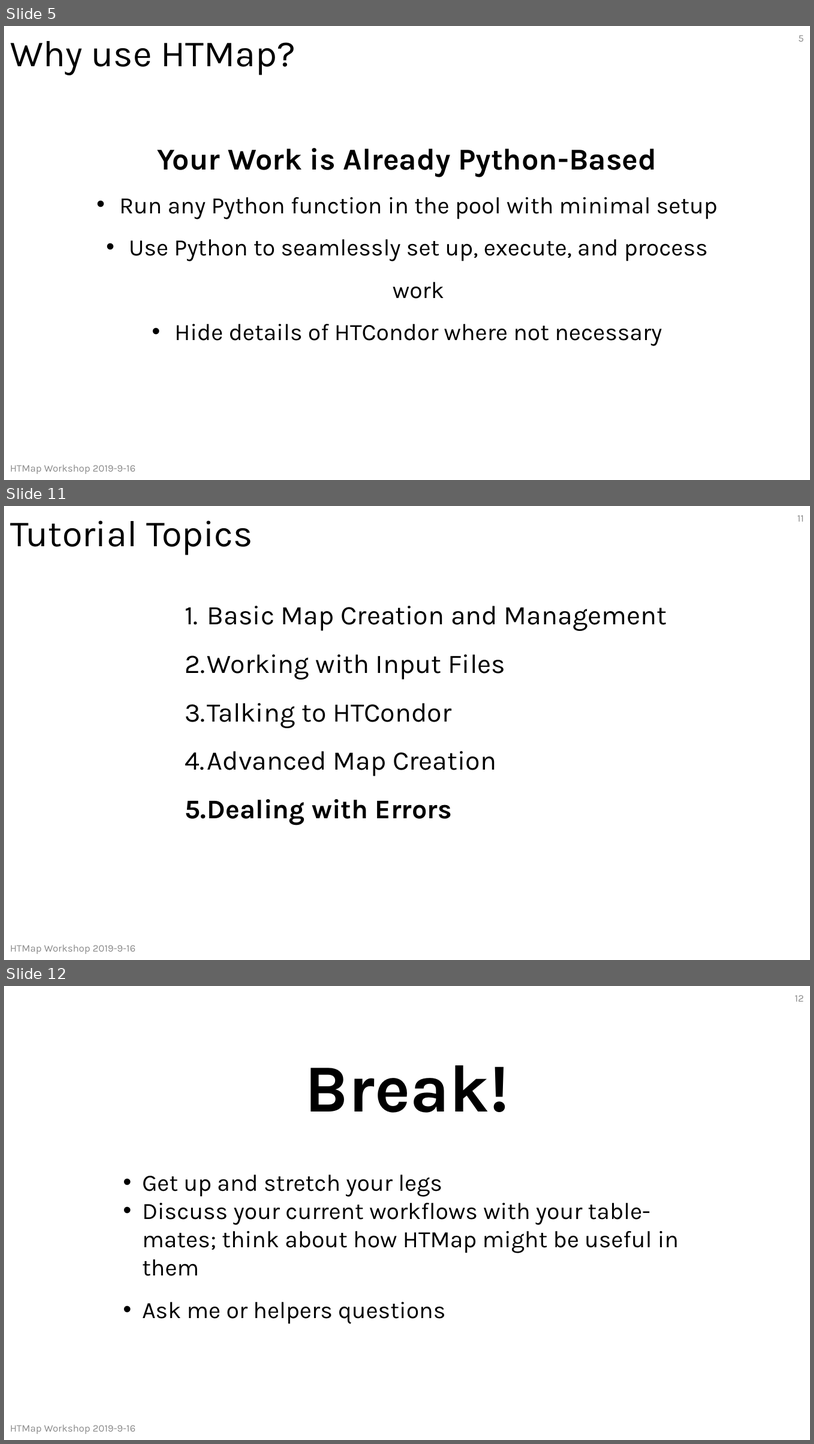
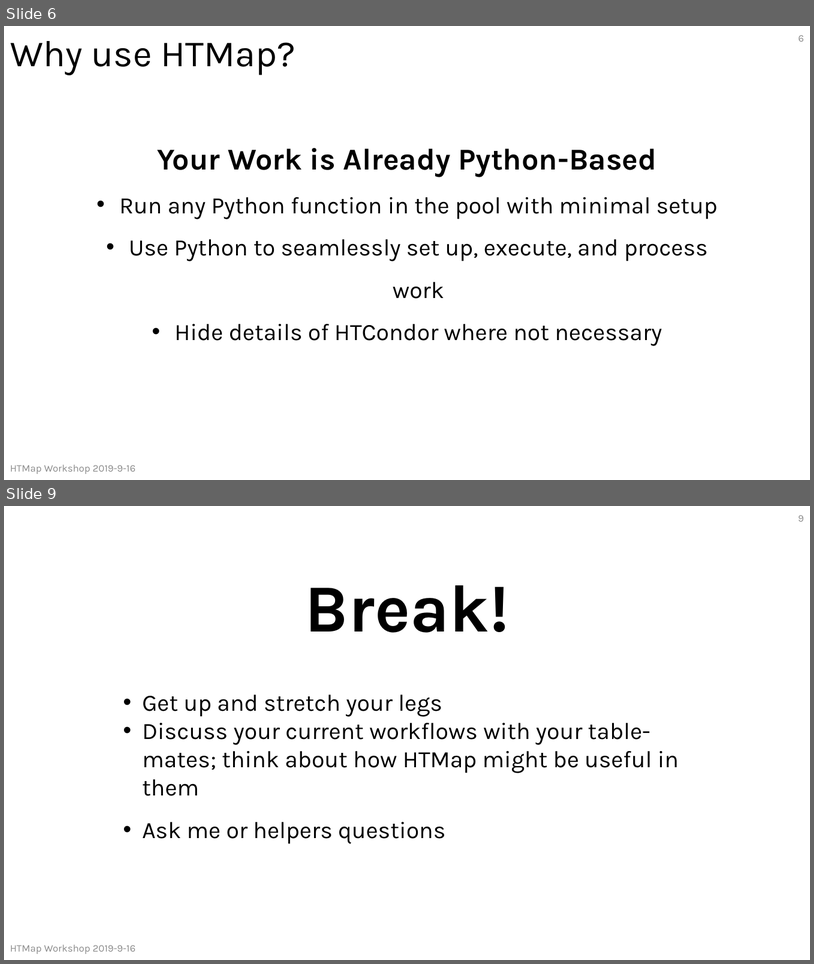
Before and after one commit to CHTC/htmap-workshop-materials, a slide deck: slides/HTMapWorkshop.pptx. Shown one above the other, each under a label of ours: slides 5, 11 and 12 before the commit, slides 6 and 9 after it; the slides between them are not shown. The pictures are 814x1444 and 814x964 pixels, drawn with LibreOffice and Linux fonts; fonts in the diff are those of the drawing. Boxes give left, top, right and bottom in pixels: in the first picture for what was removed or moved away, otherwise in the second. Text is boxed around its words. In the diff, an @@ line names an element or a change of style, - is before the commit and + after.

```diff
--- a/slides/HTMapWorkshop.pptx
+++ b/slides/HTMapWorkshop.pptx
@@ slide 11 removed at [4,506,810,960], background #FFFFFF @@
@@ title removed at [10,520,253,555] @@
-Tutorial Topics
@@ page number removed at [798,515,804,522] @@
-11
@@ text removed at [185,606,667,825] @@
-1. Basic Map Creation and Management
-2. Working with Input Files
-3. Talking to HTCondor
-4. Advanced Map Creation
-5. Dealing with Errors
@@ text removed at [10,944,135,954] @@
-HTMap Workshop 2019-9-16
@@ what was slide 5 is now slide 6 @@
@@ page number at [798,35,804,42]: text changed @@
-5
+6
@@ what was slide 12 is now slide 9 @@
@@ page number at [798,515,804,522]: text changed @@
-12
+9
```
Also in this commit, not shown: 4 slides changed, 1 slide added, 3 other slides removed.
